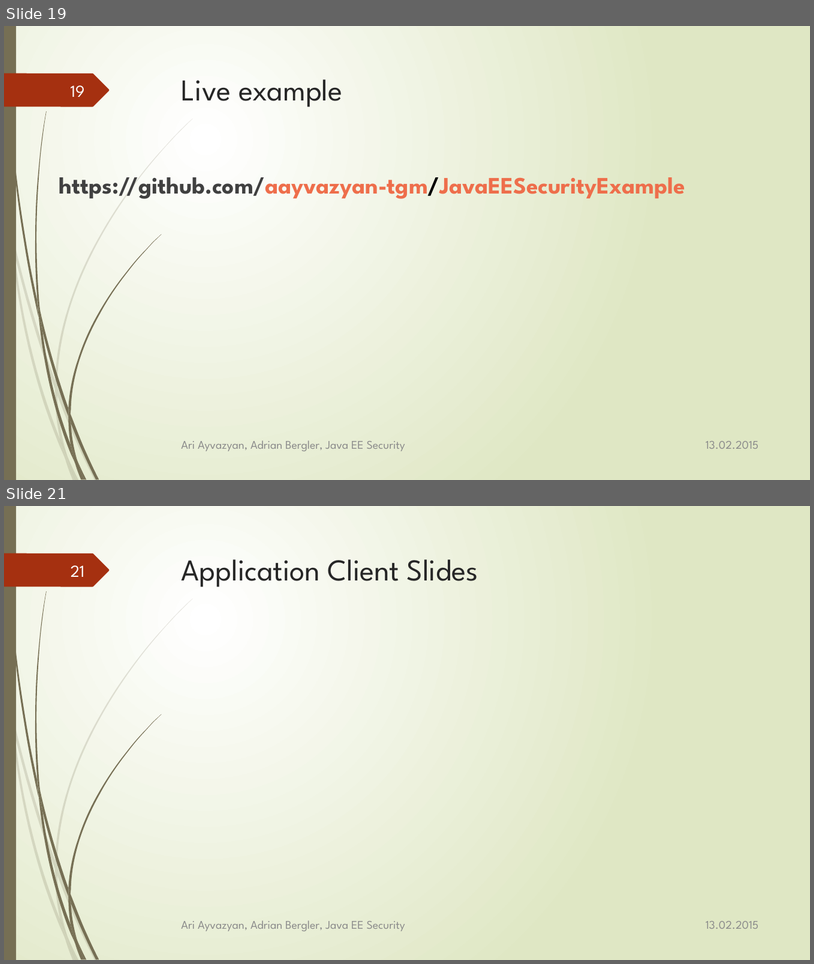
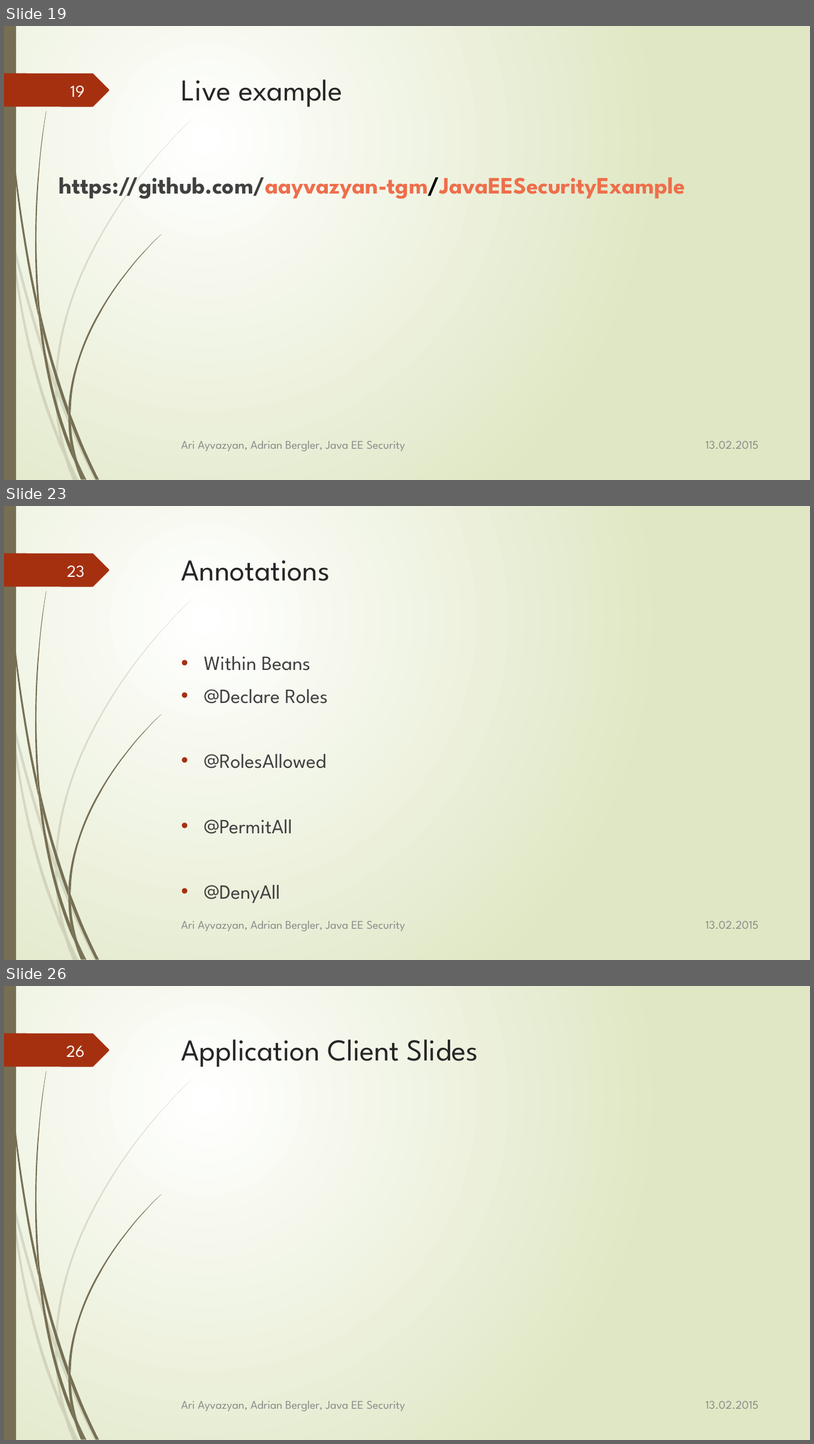
Before and after one commit to aayvazyan-tgm/JavaEESecurityExample, a slide deck: doc/Java EE - Security.pptx. Shown one above the other, each under a label of ours: slides 19 and 21 before the commit, slides 19, 23 and 26 after it; the slides between them are not shown. The pictures are 814x964 and 814x1444 pixels, drawn with LibreOffice and Linux fonts; fonts in the diff are those of the drawing. Boxes give left, top, right and bottom in pixels: in the first picture for what was removed or moved away, otherwise in the second. Text is boxed around its words. In the diff, an @@ line names an element or a change of style, - is before the commit and + after.

```diff
--- a/doc/Java EE - Security.pptx
+++ b/doc/Java EE - Security.pptx
@@ slide 23 added at (4, 506, 810, 960), background gradient #FFFFFF to #DFE8C4; not listed: 24 template elements that a slide beside it also shows @@
@@ page number added at (67, 565, 85, 577), 20 pt, text #FEFFFF @@
+23
@@ title added at (182, 560, 330, 581), 36 pt, text #262626 @@
+Annotations
@@ text added at (204, 656, 328, 903), 24 pt, text #404040 @@
+• Within Beans
+• @Declare Roles
+• @RolesAllowed
+• @PermitAll
+• @DenyAll
@@ text added at (181, 920, 405, 931), 14 pt, text #8C8C8C @@
+Ari Ayvazyan, Adrian Bergler, Java EE Security
@@ text added at (706, 921, 759, 928), 14 pt, text #8C8C8C @@
+13.02.2015
@@ what was slide 21 is now slide 26 @@
@@ page number at (66, 1045, 85, 1057): text changed @@
-21
+26
```
Also in this commit, not shown: 2 slides changed, 4 other slides added, 2 other files.
